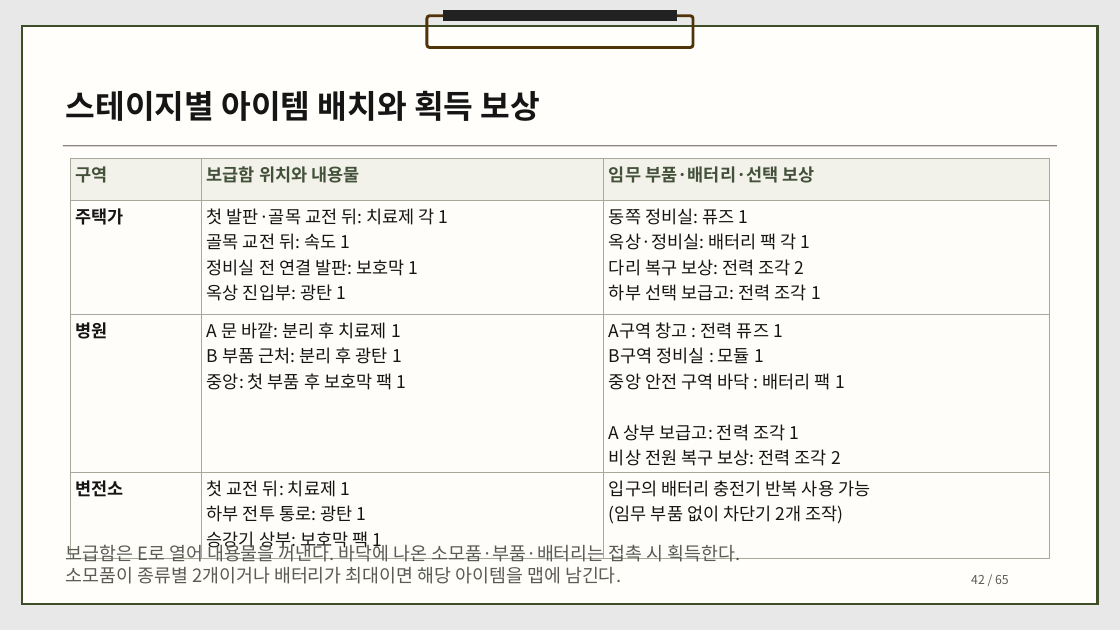
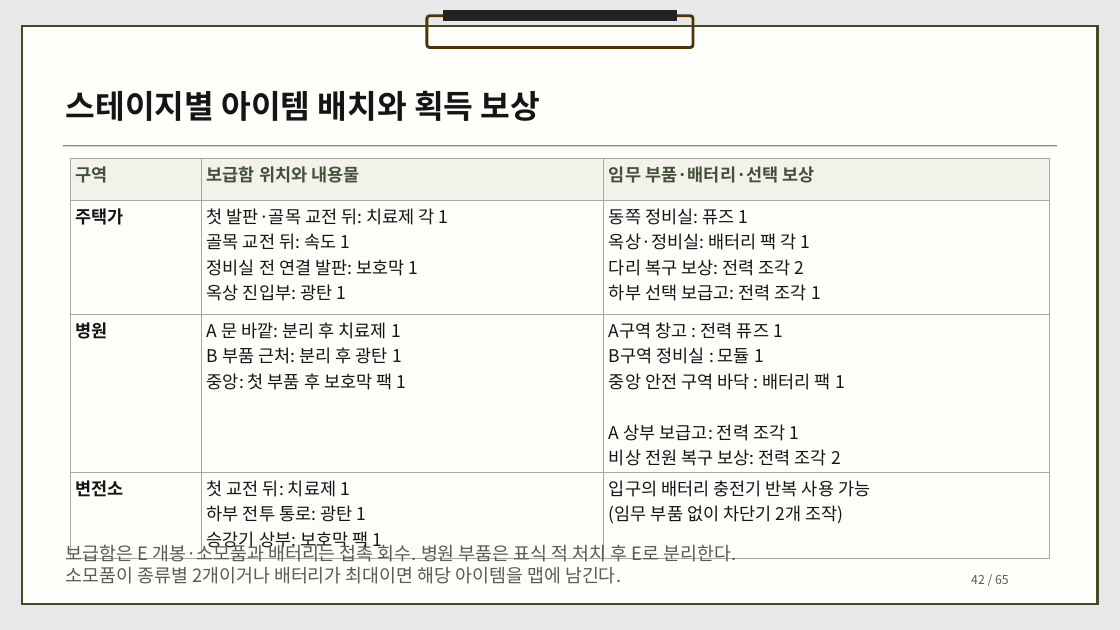
Before and after one commit to dbguswh/2Dgame_project, a slide deck: slide 42 of 2D게임프로그래밍 기획서.pptx. Drawn at 1120x630 pixels with LibreOffice and Linux fonts; fonts in the diff are those of the drawing. Boxes give left, top, right and bottom in pixels: in the first picture for what was removed or moved away, otherwise in the second. Text is boxed around its words. In the diff, an @@ line names an element or a change of style, - is before the commit and + after.

Commit message:
병원 동선을 3화면으로 압축하고 부품 교전과 분리 절차를 기획

```diff
--- a/2D게임프로그래밍 기획서.pptx
+++ b/2D게임프로그래밍 기획서.pptx
@@ text at (66, 542, 737, 562): text changed @@
-보급함은 E로 열어 내용물을 꺼낸다. 바닥에 나온 소모품·부품·배터리는 접촉 시 획득한다.
+보급함은 E 개봉·소모품과 배터리는 접촉 회수. 병원 부품은 표식 적 처치 후 E로 분리한다.
```
Also in this commit, not shown: 4 other slides changed, 1 other file.
